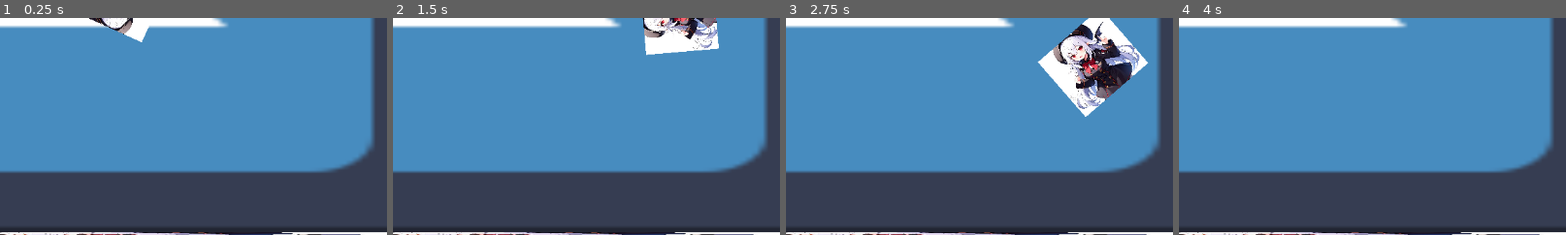
Above: before the commit, frames 1-4 (left to right).
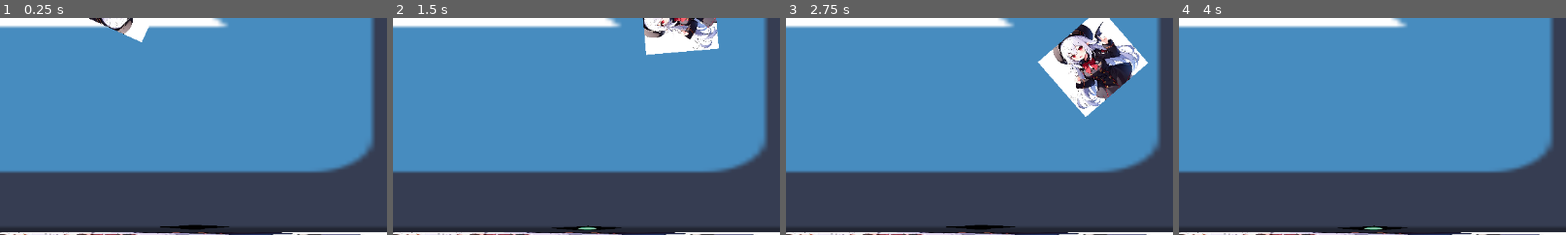
Above: after the commit, the same moments.

Repository: Lucas-FAlves/LudumDare_54_Godot
Game: Godot game, scene res://Scenes/Level.tscn
Two runs of this game, one before a commit and one after it. Both use one fixed random seed, a clock stepped at 60 frames per second and the inputs below. The engine's default icon, where the game draws it, is replaced by a stand-in: a white triangle on a blue panel in a dark square.
Inputs (mouse positions are % of the whole screen's width and height, from its top left):
- Up to frame 1 (0.25 s): no input
- Up to frame 2 (1.5 s): move the mouse to (72, 45) at 0.52 s; hold D (Move_Right) 0.53-1.28 s; tap E (Attack) at 0.6, 1.35 s; move the mouse to (30, 55) at 1.27 s; hold S (Move_Down) from 1.28 s (still down)
- Up to frame 3 (2.75 s): move the mouse to (60, 28) at 2.02 s; release S (Move_Down) at 2.03 s; hold D (Move_Right) from 2.03 s (still down); tap E (Attack) at 2.1 s
- Up to frame 4 (4 s): move the mouse to (45, 70) at 2.77 s; release D (Move_Right) at 2.78 s; hold W (Move_Up) 2.78-3.53 s; tap E (Attack) at 2.85, 3.6 s; move the mouse to (80, 65) at 3.52 s; hold A (Move_Left) from 3.53 s (still down)
The pictures show only the part of the screen within x 36-86%, y 50-100%; the shares and areas given below are measured in that part.

The runs differ from the first frame. In frame 1, 0.2% of the frame differs, in the area x 41-60%, y 95-98%; in frame 2, 0.2%; in frame 3, 0.2%; in frame 4, 0.2%.

Commit message:
Animações cagadas e altos sprites adicionados

Diff:
--- a/Scenes/Eye.tscn
+++ b/Scenes/Eye.tscn
@@ -1,15 +1,123 @@
-[gd_scene load_steps=3 format=3 uid="uid://ha5dvhlqmpbp"]
+[gd_scene load_steps=16 format=3 uid="uid://ha5dvhlqmpbp"]
 
-[ext_resource type="Texture2D" uid="uid://dghqpfio7gp2u" path="res://icon.svg" id="1_k2sfu"]
+[ext_resource type="Script" path="res://Scripts/Eye_Handler.gd" id="1_t8jgi"]
+[ext_resource type="Texture2D" uid="uid://dm1clvxw4s4bd" path="res://Sprites/Olho/olho_0.png" id="3_ppg11"]
+[ext_resource type="Texture2D" uid="uid://b6ulbiymymgch" path="res://Sprites/Olho/olho_1.png" id="4_ia1j2"]
+[ext_resource type="Texture2D" uid="uid://c7gtyat5phojq" path="res://Sprites/Olho/olho_2.png" id="5_ps1wi"]
+[ext_resource type="Texture2D" uid="uid://dyahj2unblw4h" path="res://Sprites/Olho/olho_3.png" id="6_haiad"]
+[ext_resource type="Texture2D" uid="uid://j78rhwrue3ax" path="res://Sprites/Olho/olho_4.png" id="7_1pp82"]
+[ext_resource type="Texture2D" uid="uid://b15bgycbb7sl" path="res://Sprites/Olho/olho_5.png" id="8_roilt"]
+[ext_resource type="Texture2D" uid="uid://c4gybvlbp7k0g" path="res://Sprites/Olho/olho_6.png" id="9_rbvvl"]
+[ext_resource type="Texture2D" uid="uid://3qdy4x0meepu" path="res://Sprites/Olho/olho_7.png" id="10_yawgf"]
+[ext_resource type="Texture2D" uid="uid://bun4m7vrecri3" path="res://Sprites/Olho/olho_8.png" id="11_u5pim"]
+[ext_resource type="Texture2D" uid="uid://bbcy1a8mniyxa" path="res://Sprites/Olho/olho_9.png" id="12_stwx8"]
+[ext_resource type="Texture2D" uid="uid://bgujdq2acan5q" path="res://Sprites/Olho/olho_10.png" id="13_00sbh"]
+[ext_resource type="Texture2D" uid="uid://bwva6t4ca5k46" path="res://Sprites/Olho/olho_11.png" id="14_ie45m"]
 
 [sub_resource type="RectangleShape2D" id="RectangleShape2D_owhb3"]
 size = Vector2(126, 125)
 
+[sub_resource type="SpriteFrames" id="SpriteFrames_edwkd"]
+animations = [{
+"frames": [{
+"duration": 1.0,
+"texture": ExtResource("14_ie45m")
+}, {
+"duration": 1.0,
+"texture": ExtResource("13_00sbh")
+}, {
+"duration": 1.0,
+"texture": ExtResource("12_stwx8")
+}, {
+"duration": 1.0,
+"texture": ExtResource("11_u5pim")
+}, {
+"duration": 1.0,
+"texture": ExtResource("10_yawgf")
+}, {
+"duration": 1.0,
+"texture": ExtResource("9_rbvvl")
+}, {
+"duration": 1.0,
+"texture": ExtResource("8_roilt")
+}, {
+"duration": 1.0,
+"texture": ExtResource("6_haiad")
+}, {
+"duration": 1.0,
+"texture": ExtResource("7_1pp82")
+}, {
+"duration": 1.0,
+"texture": ExtResource("5_ps1wi")
+}, {
+"duration": 1.0,
+"texture": ExtResource("4_ia1j2")
+}, {
+"duration": 1.0,
+"texture": ExtResource("3_ppg11")
+}],
+"loop": true,
+"name": &"Closing",
+"speed": 5.0
+}, {
+"frames": [{
+"duration": 1.0,
+"texture": ExtResource("3_ppg11")
+}, {
+"duration": 1.0,
+"texture": ExtResource("4_ia1j2")
+}, {
+"duration": 1.0,
+"texture": ExtResource("5_ps1wi")
+}, {
+"duration": 1.0,
+"texture": ExtResource("6_haiad")
+}, {
+"duration": 1.0,
+"texture": ExtResource("7_1pp82")
+}, {
+"duration": 1.0,
+"texture": ExtResource("8_roilt")
+}, {
+"duration": 1.0,
+"texture": ExtResource("9_rbvvl")
+}, {
+"duration": 1.0,
+"texture": ExtResource("10_yawgf")
+}, {
+"duration": 1.0,
+"texture": ExtResource("11_u5pim")
+}, {
+"duration": 1.0,
+"texture": ExtResource("12_stwx8")
+}, {
+"duration": 1.0,
+"texture": ExtResource("13_00sbh")
+}, {
+"duration": 1.0,
+"texture": ExtResource("14_ie45m")
+}],
+"loop": true,
+"name": &"Opening",
+"speed": 5.0
+}]
+
 [node name="Eye" type="Area2D"]
-scale = Vector2(-12.196, 2.58)
+position = Vector2(419, 286)
+scale = Vector2(-1.201, 0.254)
+script = ExtResource("1_t8jgi")
+metadata/_edit_group_ = true
 
 [node name="CollisionShape2D" type="CollisionShape2D" parent="."]
 shape = SubResource("RectangleShape2D_owhb3")
 
 [node name="Sprite2D" type="Sprite2D" parent="CollisionShape2D"]
-texture = ExtResource("1_k2sfu")
+position = Vector2(-0.147202, -4.52386)
+scale = Vector2(1.00324, 1.3351)
+
+[node name="AnimatedSprite2D" type="AnimatedSprite2D" parent="CollisionShape2D/Sprite2D"]
+sprite_frames = SubResource("SpriteFrames_edwkd")
+animation = &"Opening"
+
+[connection signal="tree_exiting" from="." to="." method="_on_tree_exiting"]
+[connection signal="animation_finished" from="CollisionShape2D/Sprite2D/AnimatedSprite2D" to="." method="_on_animated_sprite_2d_animation_finished"]
--- a/Scenes/Level.tscn
+++ b/Scenes/Level.tscn
@@ -1,10 +1,11 @@
-[gd_scene load_steps=8 format=3 uid="uid://dhfm63bjoib4y"]
+[gd_scene load_steps=9 format=3 uid="uid://dhfm63bjoib4y"]
 
 [ext_resource type="Texture2D" uid="uid://dghqpfio7gp2u" path="res://icon.svg" id="1_5aemt"]
 [ext_resource type="PackedScene" uid="uid://bjem8685ufbgt" path="res://Prefabs/tentaculo.tscn" id="1_hkf2b"]
 [ext_resource type="PackedScene" uid="uid://167vaub0r1l0" path="res://Scenes/Player_Character.tscn" id="3_flfw1"]
 [ext_resource type="Texture2D" uid="uid://c2l4pe57274r8" path="res://fotor-ai-2023091318285.jpg" id="3_iu1gn"]
 [ext_resource type="Script" path="res://Scenes/movecima.gd" id="3_ls2jr"]
+[ext_resource type="PackedScene" uid="uid://ha5dvhlqmpbp" path="res://Scenes/Eye.tscn" id="5_u50mv"]
 
 [sub_resource type="RectangleShape2D" id="RectangleShape2D_2w6an"]
 size = Vector2(1162, 20)
@@ -95,3 +96,6 @@
 position = Vector2(0.5, 0)
 shape = SubResource("RectangleShape2D_7xiyr")
 debug_color = Color(0.560784, 0.560784, 0, 0.419608)
+
+[node name="Eye" parent="." instance=ExtResource("5_u50mv")]
+position = Vector2(706, 638)
--- a/Scenes/Player_Character.tscn
+++ b/Scenes/Player_Character.tscn
@@ -39,5 +39,7 @@
 scale = Vector2(-0.0752756, 0.0141669)
 texture = ExtResource("2_k4vtl")
 
+[node name="Timer" type="Timer" parent="PlayerCollider/AttackArea"]
+
 [connection signal="area_entered" from="PlayerCollider/AttackArea" to="PlayerCollider/AttackArea" method="_on_area_entered"]
 [connection signal="area_exited" from="PlayerCollider/AttackArea" to="PlayerCollider/AttackArea" method="_on_area_exited"]
--- /dev/null
+++ b/Scripts/Eye_Handler.gd
@@ -0,0 +1,15 @@
+extends Area2D
+
+var animatedSprite2D: AnimatedSprite2D
+# Called when the node enters the scene tree for the first time.
+func _ready():
+	animatedSprite2D = $CollisionShape2D/Sprite2D/AnimatedSprite2D
+	animatedSprite2D.play("Opening")
+
+func _on_tree_exiting():
+	animatedSprite2D.play("Closing")
+
+
+func _on_animated_sprite_2d_animation_finished():
+	animatedSprite2D.stop()
+	animatedSprite2D.pause()
--- a/Scripts/Player/Player_Attack.gd
+++ b/Scripts/Player/Player_Attack.gd
@@ -11,18 +11,14 @@
 			EnemyInArea = false
 
 func killNode(no):
-	#Tocar animação do olho morrendo/fechando
 	no.queue_free()
 
 func _on_area_entered(area):
 	if area.name == "Eye":  # Substitua pelo nome correto do jogador
 		olho = area
 		EnemyInArea = true
-		print(EnemyInArea)
-
 
 
 func _on_area_exited(area):
 	if area.name == "Eye":  # Substitua pelo nome correto do jogador
 		EnemyInArea = false
-		print(EnemyInArea)
Binary file added: Sprites/Olho/olho.aseprite
Binary file added: Sprites/Olho/olho_0.png
Not shown, added: Sprites/Olho/olho_0.png.import
Binary file added: Sprites/Olho/olho_1.png
Not shown, added: Sprites/Olho/olho_1.png.import
Binary file added: Sprites/Olho/olho_10.png
Not shown, added: Sprites/Olho/olho_10.png.import
Binary file added: Sprites/Olho/olho_11.png
Not shown, added: Sprites/Olho/olho_11.png.import
Binary file added: Sprites/Olho/olho_2.png
Not shown, added: Sprites/Olho/olho_2.png.import
Binary file added: Sprites/Olho/olho_3.png
(and 117 more such lines)
